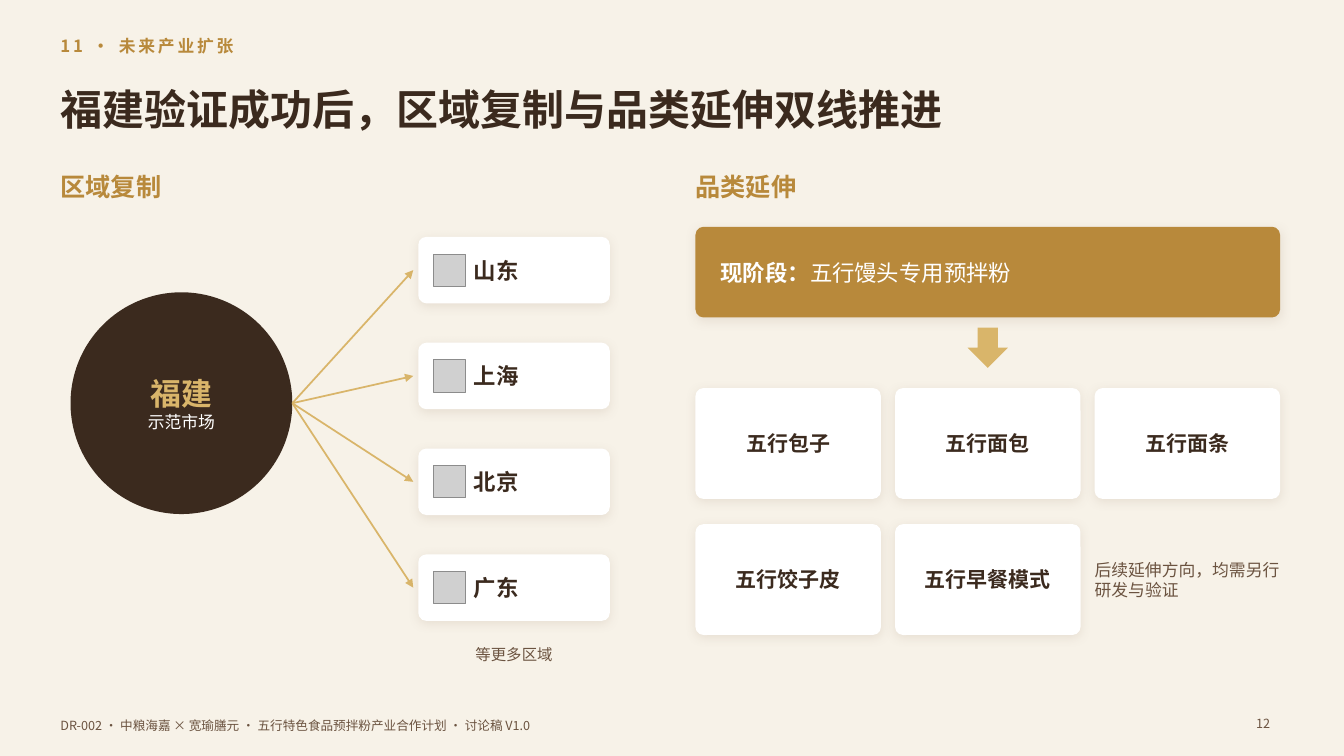
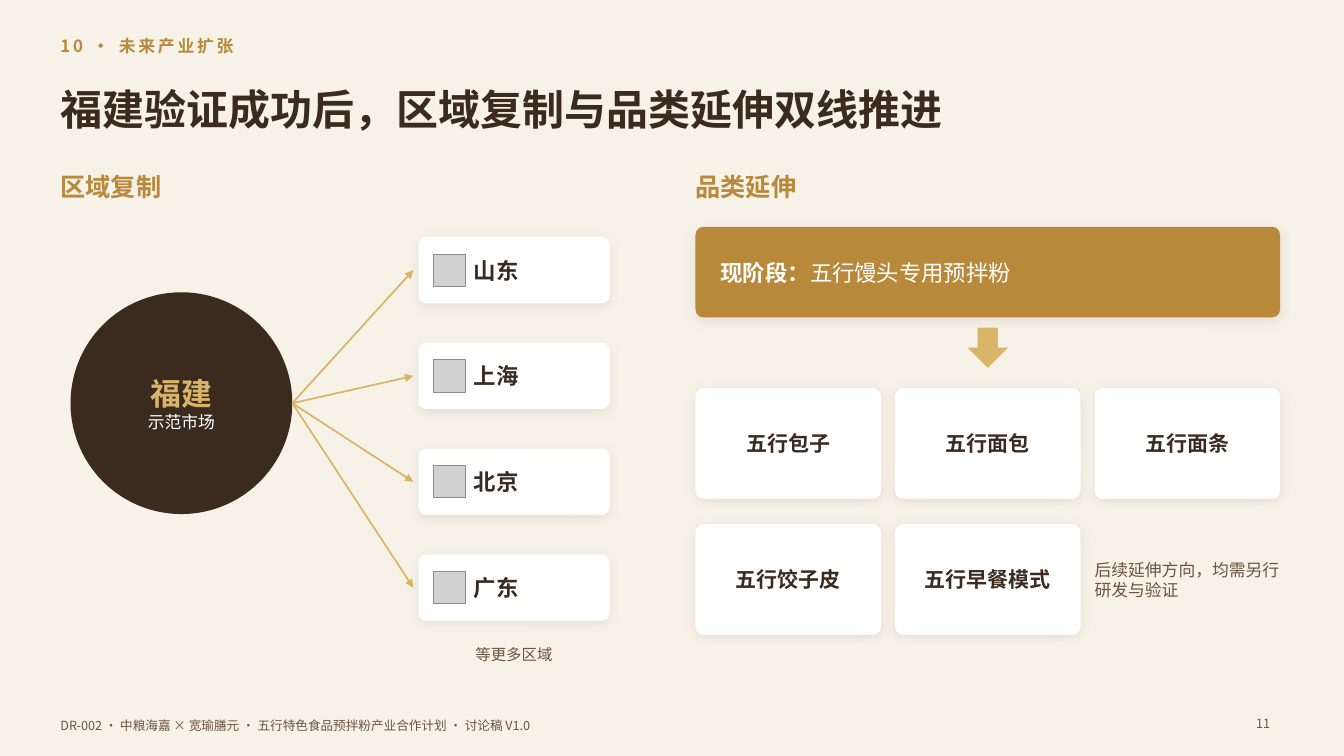
Before and after one commit to yes039/yes039, a slide deck: slide 11 of DR-002/DR-002_中粮海嘉五行预拌粉合作计划_V1.0.pptx (slide 12 before the commit). Drawn at 1344x756 pixels with LibreOffice and Linux fonts; fonts in the diff are those of the drawing; grey boxes stand for pictures. Boxes give left, top, right and bottom in pixels: in the first picture for what was removed or moved away, otherwise in the second. Text is boxed around its words. In the diff, an @@ line names an element or a change of style, - is before the commit and + after.

```diff
--- a/DR-002/DR-002_中粮海嘉五行预拌粉合作计划_V1.0.pptx
+++ b/DR-002/DR-002_中粮海嘉五行预拌粉合作计划_V1.0.pptx
@@ text at (60,37,234,54): text changed @@
-11 · 未来产业扩张
+10 · 未来产业扩张
@@ page number at (1256,719,1270,728): text changed @@
-12
+11
```
Also in this commit, not shown: 6 other slides changed, 1 slide removed, 4 other files.
